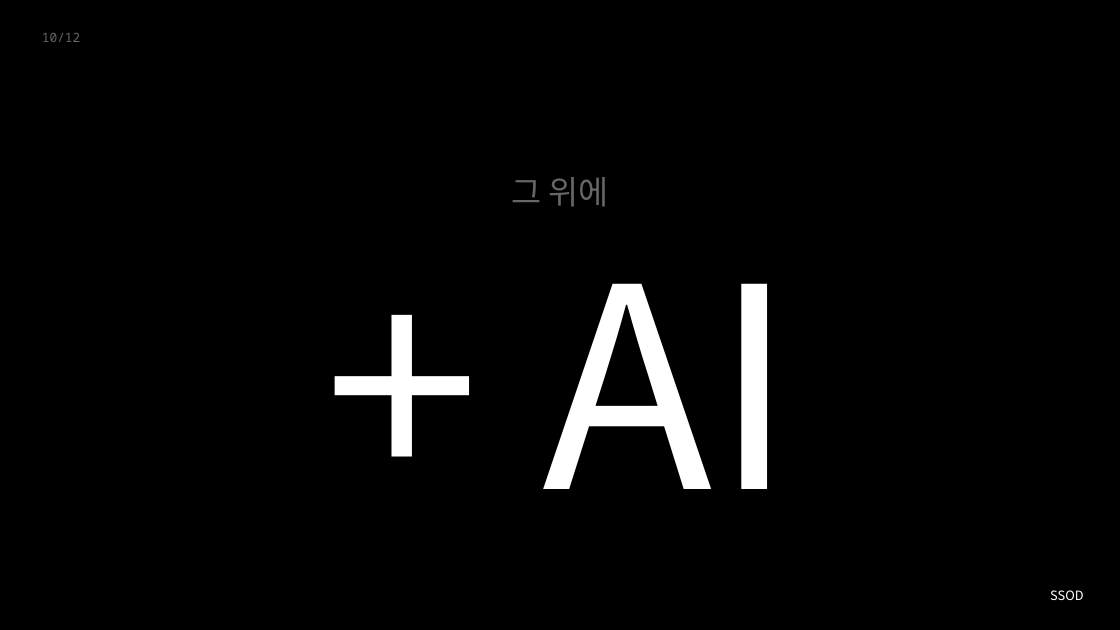
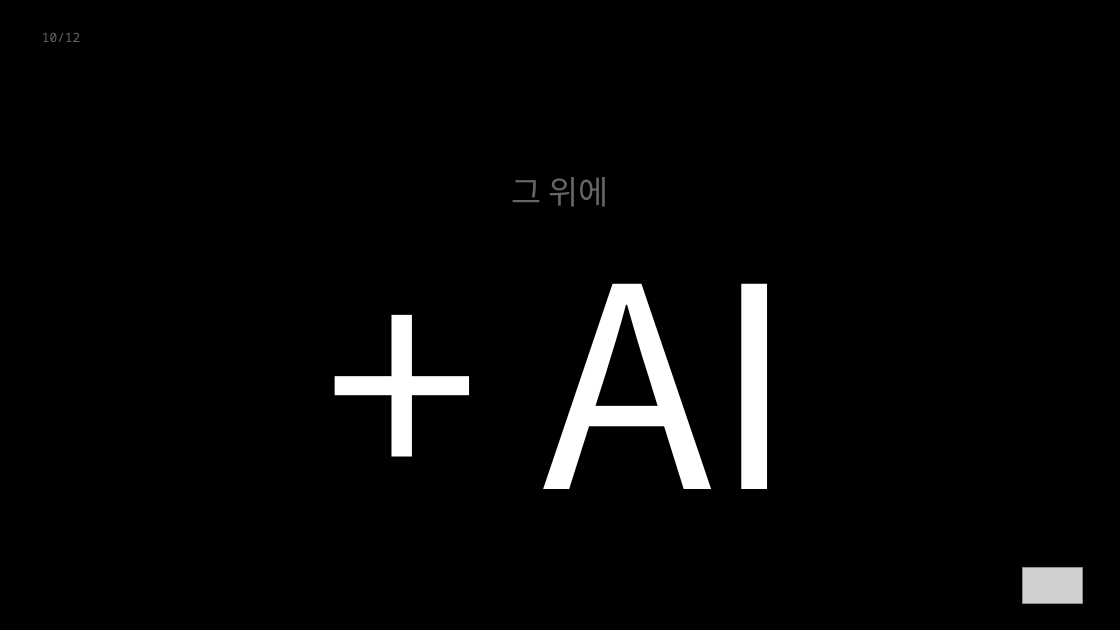
Before and after one commit to ssodcompany/edu-agent, a slide deck: slide 10 of lectures/03_sor_framework/BNI_SoR_v10.pptx. Drawn at 1120x630 pixels with LibreOffice and Linux fonts; fonts in the diff are those of the drawing; grey boxes stand for pictures. Boxes give left, top, right and bottom in pixels: in the first picture for what was removed or moved away, otherwise in the second. Text is boxed around its words. In the diff, an @@ line names an element or a change of style, - is before the commit and + after.

```diff
--- a/lectures/03_sor_framework/BNI_SoR_v10.pptx
+++ b/lectures/03_sor_framework/BNI_SoR_v10.pptx
@@ picture added at box(1023, 568, 1083, 603) @@
@@ text removed at box(1050, 590, 1084, 600) @@
-SSOD
```
Also in this commit, not shown: 9 other slides changed, 2 other files.
